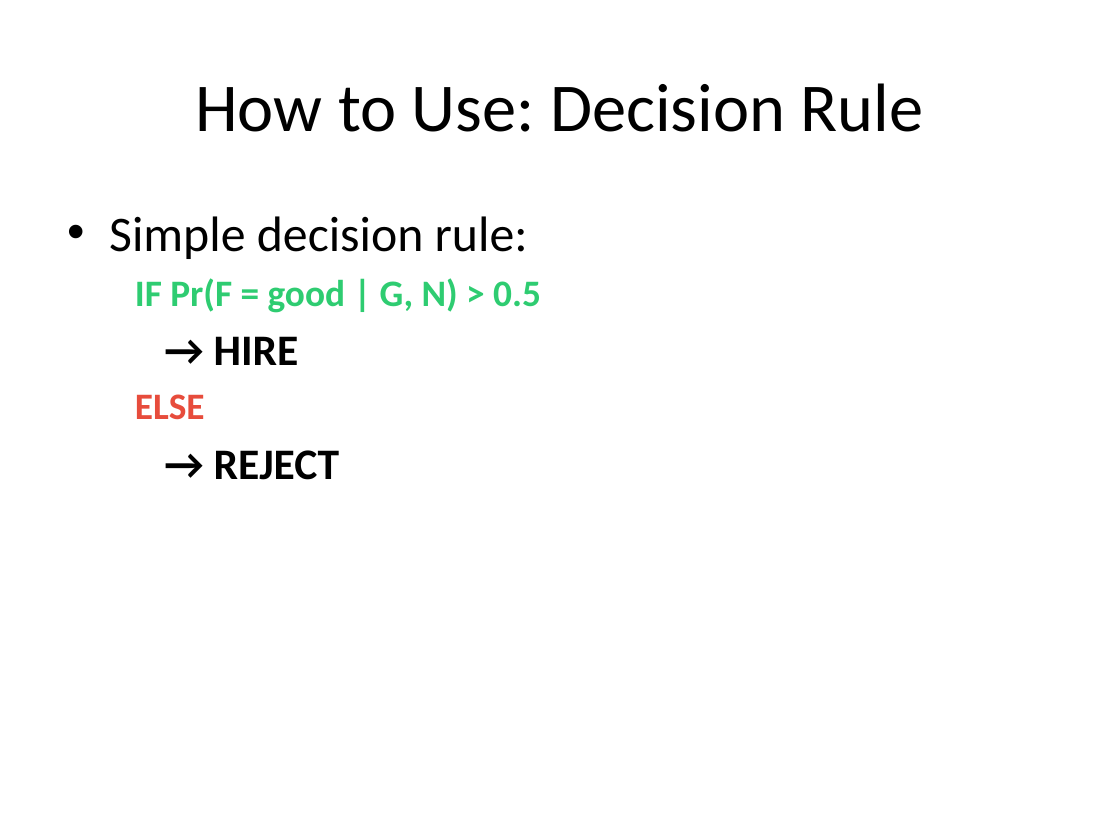
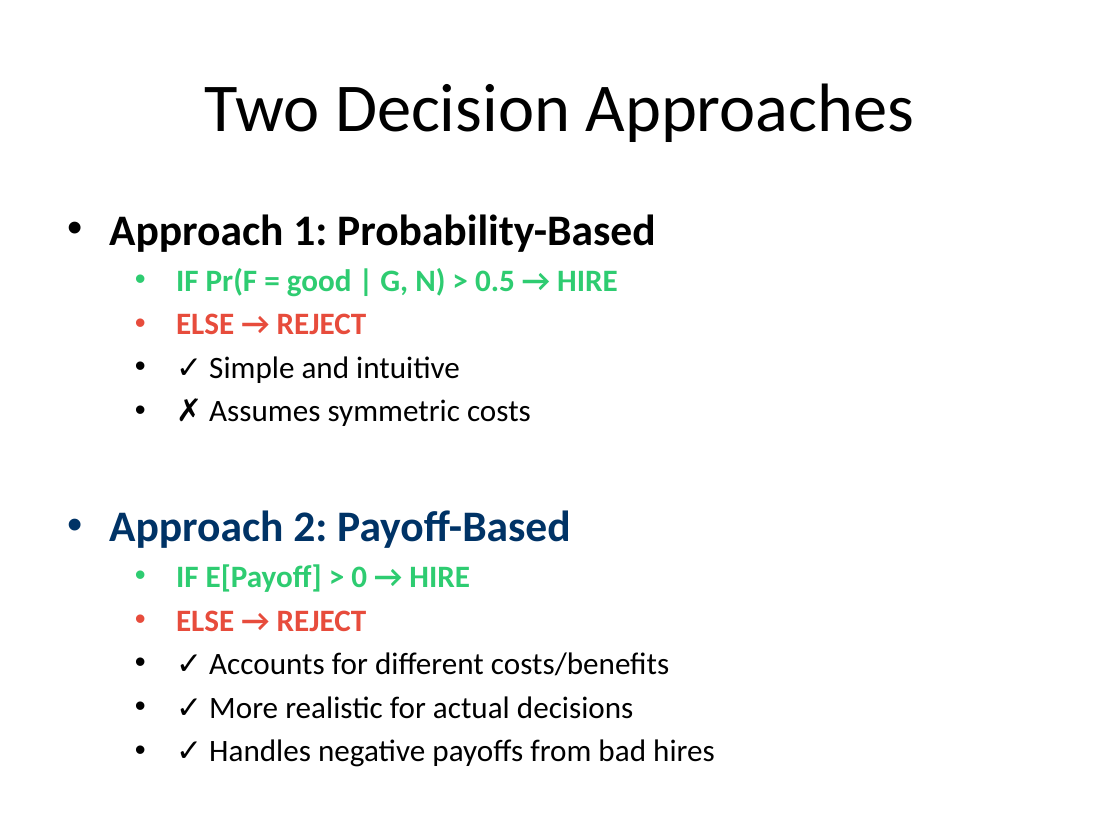
Before and after one commit to lisette-espin/NetworkEffectsGameTheory, a slide deck: slide 16 of pptx/Referral_Based_Hiring_Model.pptx (slide 13 before the commit). Drawn at 1120x840 pixels with LibreOffice and Linux fonts; fonts in the diff are those of the drawing. Boxes give left, top, right and bottom in pixels: in the first picture for what was removed or moved away, otherwise in the second. Text is boxed around its words. In the diff, an @@ line names an element or a change of style, - is before the commit and + after.

Commit message:
adding payoffs to models
updating pptx

```diff
--- a/pptx/Referral_Based_Hiring_Model.pptx
+++ b/pptx/Referral_Based_Hiring_Model.pptx
@@ title at [205,83,915,142]: text changed @@
-How to Use: Decision Rule
+Two Decision Approaches
@@ text at [109,214,715,767]: text changed; size 24 to 20 pt; bold off @@
-• Simple decision rule:
-IF Pr(F = good | G, N) > 0.5
-→ HIRE
-ELSE
-→ REJECT
+• Approach 1: Probability-Based
+• IF Pr(F = good | G, N) > 0.5 → HIRE
+• ELSE → REJECT
+• ✓ Simple and intuitive
+• ✗ Assumes symmetric costs
+• Approach 2: Payoff-Based
+• IF E[Payoff] > 0 → HIRE
+• ELSE → REJECT
+• ✓ Accounts for different costs/benefits
+• ✓ More realistic for actual decisions
+• ✓ Handles negative payoffs from bad hires
```
Also in this commit, not shown: 5 other slides changed, 4 slides added, 14 other files.
